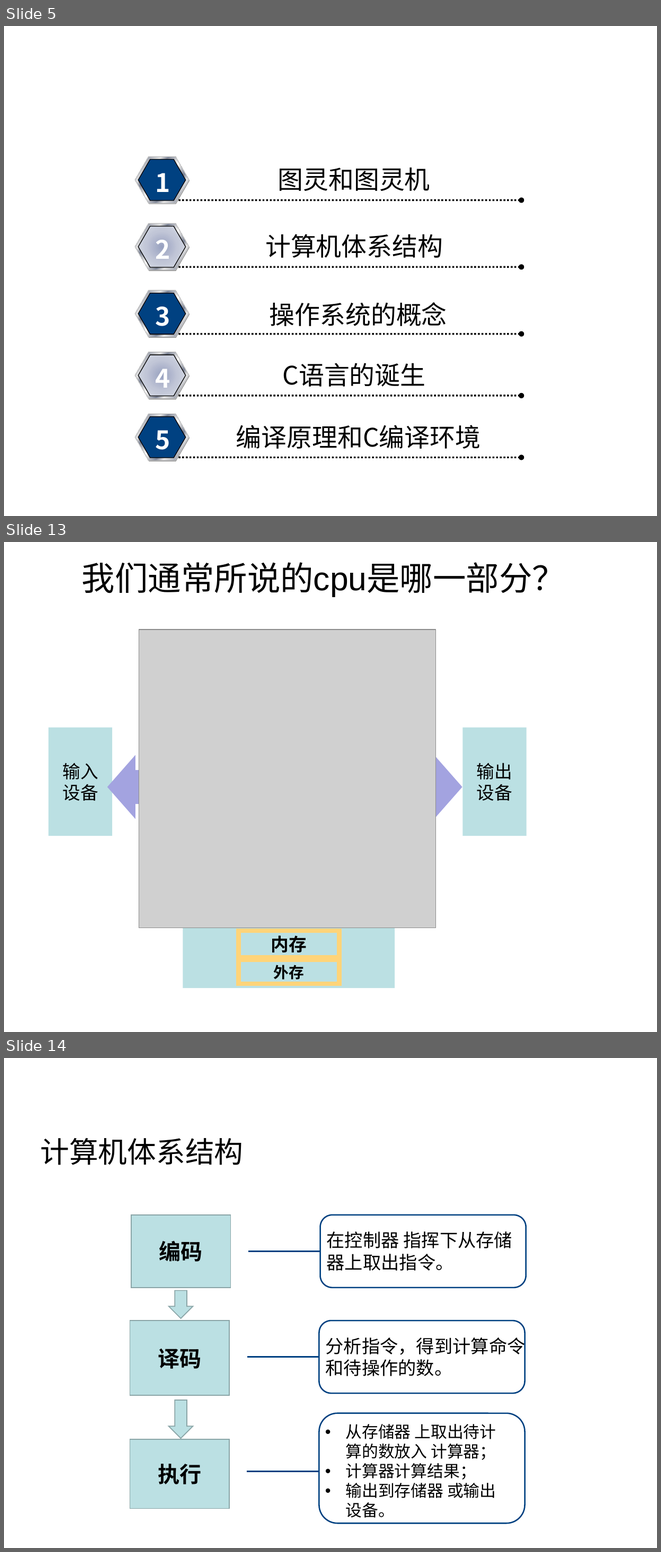
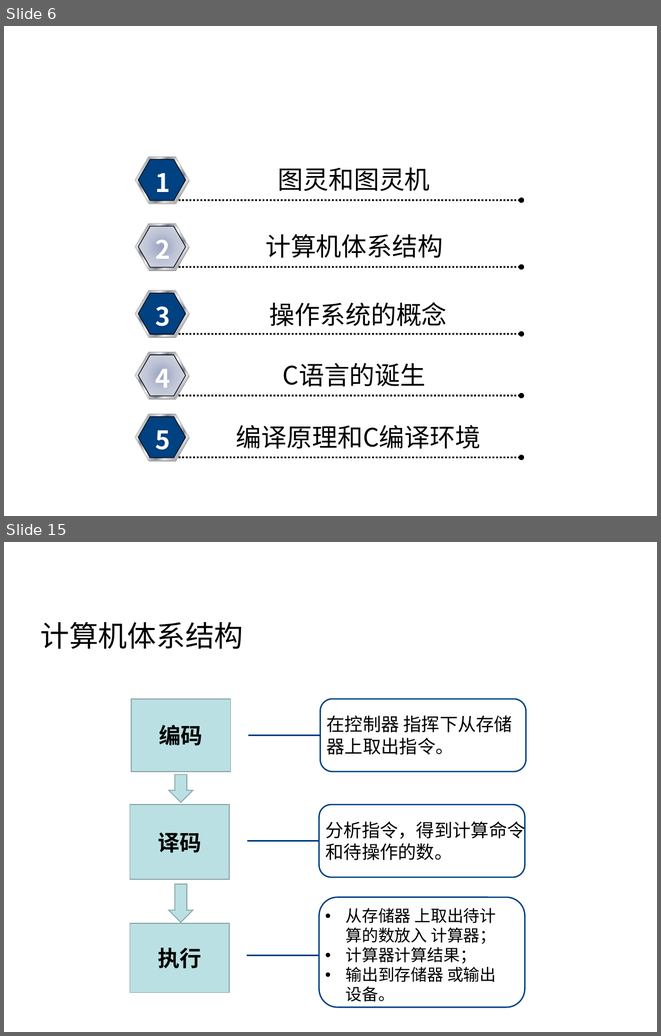
Before and after one commit to rshouc/Advanced-Programming-2018-Autumn, a slide deck: Slides/1 计算导论1.pptx. Shown one above the other, each under a label of ours: slides 5, 13 and 14 before the commit, slides 6 and 15 after it; the slides between them are not shown. The pictures are 661x1552 and 661x1036 pixels, drawn with LibreOffice and Linux fonts; fonts in the diff are those of the drawing; grey boxes stand for pictures; background and template pictures are left out. Boxes give left, top, right and bottom in pixels: in the first picture for what was removed or moved away, otherwise in the second. Text is boxed around its words. In the diff, an @@ line names an element or a change of style, - is before the commit and + after.

```diff
--- a/Slides/1 计算导论1.pptx
+++ b/Slides/1 计算导论1.pptx
@@ slide 13 removed at (x1=4, y1=542, x2=657, y2=1032), background #FFFFFF @@
@@ title removed at (x1=82, y1=562, x2=565, y2=597) @@
-我们通常所说的cpu是哪一部分？
@@ picture removed at (x1=139, y1=629, x2=435, y2=927) @@
@@ rectangle removed at (x1=49, y1=728, x2=113, y2=836) @@
-输入
-设备
@@ rectangle removed at (x1=463, y1=728, x2=527, y2=836) @@
-输出
-设备
@@ left right arrow removed at (x1=107, y1=755, x2=462, y2=819) @@
@@ rectangle removed at (x1=183, y1=853, x2=395, y2=988) @@
@@ rectangle removed at (x1=238, y1=930, x2=339, y2=958) @@
-内存
@@ rectangle removed at (x1=238, y1=960, x2=339, y2=983) @@
-外存
@@ what was slide 5 is now slide 6 @@
@@ what was slide 14 is now slide 15 @@
```
Also in this commit, not shown: 11 slides changed, 6 slides added, 4 other files.
